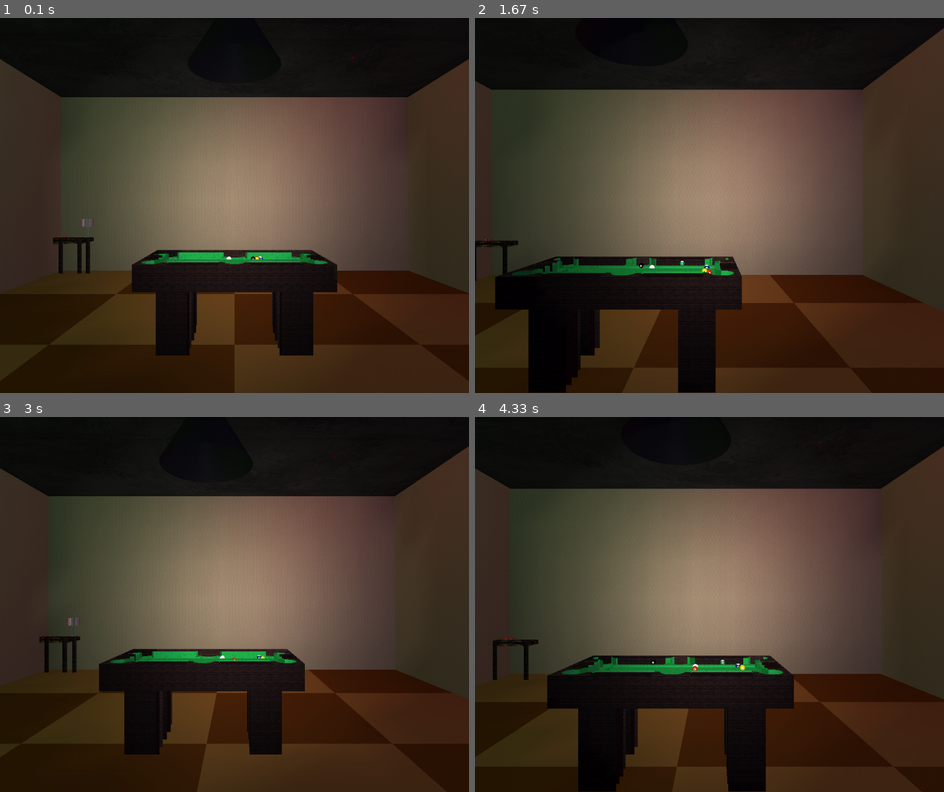
Above: before the commit, frames 1-4 (two rows, left to right).
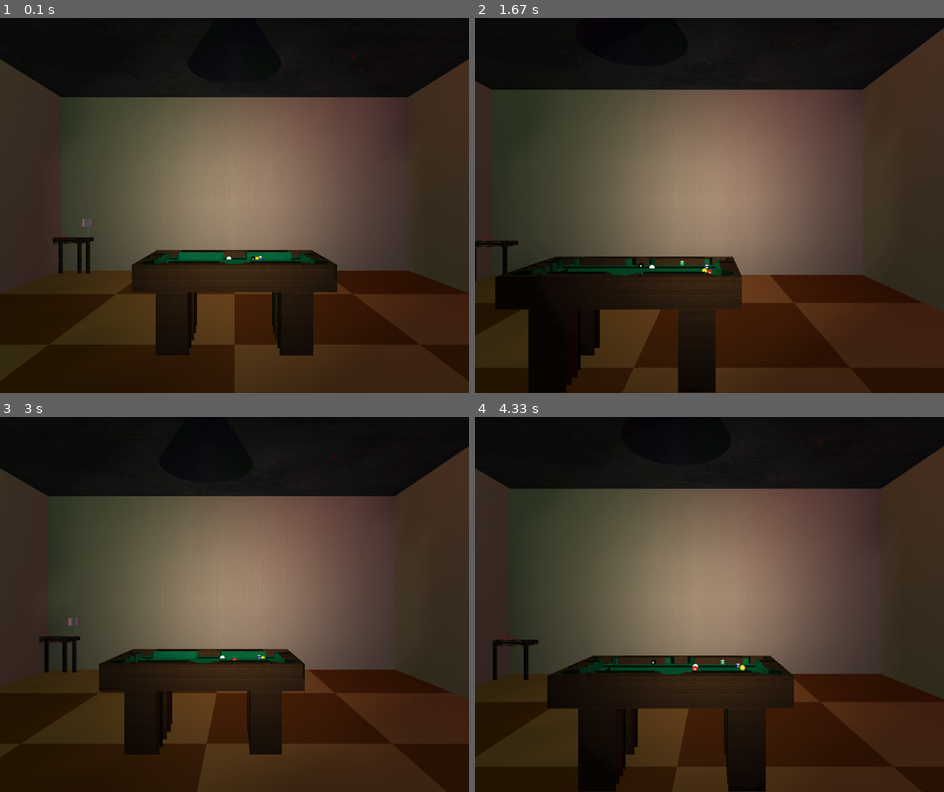
Above: after the commit, the same moments.

Repository: mikepmerritt/graphics-project-3
Game: pygame game, started from interactive_scene_pygame.py
The game is run twice, just before and just after one commit, with the same random seed, the same clock (stepped at 60 frames per second) and the same inputs.
Inputs:
- Up to frame 1 (0.1 s): no input
- Up to frame 2 (1.67 s): hold D 0.33-0.8 s; hold W 0.83-1.3 s; hold D from 1.33 s (still down)
- Up to frame 3 (3 s): release D at 1.8 s; hold A 1.83-2.37 s; hold S 2.4-2.87 s; hold A from 2.9 s (still down)
- Up to frame 4 (4.33 s): release A at 3.37 s; hold W 3.4-3.87 s; hold D from 3.9 s (still down)

The runs differ from the first frame. In frame 1, 2.0% of the frame differs, in the area x 28-71%, y 61-88%; in frame 2, 1.8%; in frame 3, 2.0%; in frame 4, 2.0%.

Commit message:
added some textures

Diff:
--- a/interactive_scene_pygame.py
+++ b/interactive_scene_pygame.py
@@ -233,7 +233,9 @@
 lamp_head_texture = None
 aluminum_light_texture = None
 aluminum_dark_texture = None
+pool_wood_texture = None
 felt_texture = None
+pocket_texture = None
 dice_texture_1 = None
 dice_texture_2 = None
 dice_texture_3 = None
@@ -419,7 +421,7 @@
     # quadrics
     global tube, ball, disk
     # textures
-    global dice_texture_1, dice_texture_2, dice_texture_3, d …(183 unchanged characters)… m_light_texture, aluminum_dark_texture, felt_texture, cue_ball_texture, one_ball_te …(112 unchanged characters)…
+    global dice_texture_1, dice_texture_2, dice_texture_3, d …(183 unchanged characters)… m_light_texture, aluminum_dark_texture, pool_wood_texture, felt_texture, pocket_texture, cue_ball_texture, one_ball_te …(112 unchanged characters)…
 
     # pygame setup
     pygame.init()
@@ -437,7 +439,9 @@
     lamp_head_texture = load_texture("lamp_head.jpg", 512)
     aluminum_dark_texture = load_texture("HangingLamp_Dark.jpg", 1024)
     aluminum_light_texture = load_texture("HangingLamp_Light.jpg", 1024)
-    felt_texture = load_texture("felt-temp.jpg", 512)
+    pool_wood_texture = load_texture("pool_wood.jpg", 1024)
+    felt_texture = load_texture("felt.jpg", 1024)
+    pocket_texture = load_texture("pocket.jpg", 512)
     dice_texture_1 = load_texture("dice_1.jpg", 512)
     dice_texture_2 = load_texture("dice_2.jpg", 512)
     dice_texture_3 = load_texture("dice_3.jpg", 512)
@@ -1308,11 +1312,11 @@
     glPopMatrix()
 
     # x-aligned wood segments (5 x 1.5 x 1.5)
-    set_wood_support_material(GL_FRONT)
-    draw_rect(x - 4, y + 4.75, z - 4.25, 5, 1.5, 1.5, 10, 4, 3, table_support_texture, False)
-    draw_rect(x + 4, y + 4.75, z - 4.25, 5, 1.5, 1.5, 10, 4, 3, table_support_texture, False)
-    draw_rect(x - 4, y + 4.75, z + 4.25, 5, 1.5, 1.5, 10, 4, 3, table_support_texture, False)
-    draw_rect(x + 4, y + 4.75, z + 4.25, 5, 1.5, 1.5, 10, 4, 3, table_support_texture, False)
+    set_pool_wood_material(GL_FRONT)
+    draw_rect(x - 4, y + 4.75, z - 4.25, 5, 1.5, 1.5, 10, 4, 3, pool_wood_texture, False)
+    draw_rect(x + 4, y + 4.75, z - 4.25, 5, 1.5, 1.5, 10, 4, 3, pool_wood_texture, False)
+    draw_rect(x - 4, y + 4.75, z + 4.25, 5, 1.5, 1.5, 10, 4, 3, pool_wood_texture, False)
+    draw_rect(x + 4, y + 4.75, z + 4.25, 5, 1.5, 1.5, 10, 4, 3, pool_wood_texture, False)
 
     # x-aligned felt segments (5 x 1.5 x 0.5)
     set_felt_material(GL_FRONT)
@@ -1322,9 +1326,9 @@
     draw_rect(x + 4, y + 4.75, z + 3.25, 5, 1.5, 0.5, 10, 4, 1, felt_texture, False)
 
     # z-aligned wood segments (1.5 x 1.5 x 4)
-    set_wood_support_material(GL_FRONT)
-    draw_rect(x - 8.75, y + 4.75, z, 1.5, 1.5, 4, 3, 4, 8, table_support_texture, False)
-    draw_rect(x + 8.75, y + 4.75, z, 1.5, 1.5, 4, 3, 4, 8, table_support_texture, False)
+    set_pool_wood_material(GL_FRONT)
+    draw_rect(x - 8.75, y + 4.75, z, 1.5, 1.5, 4, 3, 4, 8, pool_wood_texture, False)
+    draw_rect(x + 8.75, y + 4.75, z, 1.5, 1.5, 4, 3, 4, 8, pool_wood_texture, False)
 
     # z-aligned felt segments (0.5 x 1.5 x 4)
     set_felt_material(GL_FRONT)
@@ -1340,19 +1344,19 @@
     draw_rect(x - 4, y + 4.5, z + 2.5, 5, 1, 1, 10, 1, 2, felt_texture, False)
     draw_rect(x + 4, y + 4.5, z + 2.5, 5, 1, 1, 10, 1, 2, felt_texture, False)
 
-    draw_rect(x - 7, y + 4.5, z, 1, 1, 4, 1, 1, 4, felt_texture, False)
-    draw_rect(x + 7, y + 4.5, z, 1, 1, 4, 1, 1, 4, felt_texture, False)
+    draw_rect(x - 7, y + 4.5, z, 1, 1, 4, 2, 2, 8, felt_texture, False)
+    draw_rect(x + 7, y + 4.5, z, 1, 1, 4, 2, 2, 8, felt_texture, False)
 
     # wood bottom middle (19 x 1 x 10)
-    set_wood_support_material(GL_FRONT)
-    draw_rect(x, y + 3.5, z, 19, 1, 10, 19, 1, 10, table_support_texture, False)
+    set_pool_wood_material(GL_FRONT)
+    draw_rect(x, y + 3.5, z, 19, 1, 10, 38, 2, 20, pool_wood_texture, False)
 
     # wood legs (3 x 7 x 3)
-    set_wood_support_material(GL_FRONT)
-    draw_rect(x - 6, y - 0.5, z - 2.5, 3, 7, 3, 3, 7, 3, table_support_texture, False)
-    draw_rect(x + 6, y - 0.5, z - 2.5, 3, 7, 3, 3, 7, 3, table_support_texture, False)
-    draw_rect(x - 6, y - 0.5, z + 2.5, 3, 7, 3, 3, 7, 3, table_support_texture, False)
-    draw_rect(x + 6, y - 0.5, z + 2.5, 3, 7, 3, 3, 7, 3, table_support_texture, False)
+    set_pool_wood_material(GL_FRONT)
+    draw_rect(x - 6, y - 0.5, z - 2.5, 3, 7, 3, 6, 14, 6, pool_wood_texture, False)
+    draw_rect(x + 6, y - 0.5, z - 2.5, 3, 7, 3, 6, 14, 6, pool_wood_texture, False)
+    draw_rect(x - 6, y - 0.5, z + 2.5, 3, 7, 3, 6, 14, 6, pool_wood_texture, False)
+    draw_rect(x + 6, y - 0.5, z + 2.5, 3, 7, 3, 6, 14, 6, pool_wood_texture, False)
 
 def draw_textured_plane(x_size, y_size, x_slices, y_slices, texture, stretch=True):
     """ Draw a textured plane of the specified dimensions on the xy-plane.
@@ -1459,6 +1463,15 @@
 def draw_hole_insides(start_angle, end_angle, turn_amount, height):
     glPushMatrix()
 
+    set_pocket_material(GL_FRONT_AND_BACK)
+    glBindTexture(GL_TEXTURE_2D, pocket_texture)
+    glTexEnvf(GL_TEXTURE_ENV, GL_TEXTURE_ENV_MODE, GL_MODULATE) # try GL_DECAL/GL_REPLACE/GL_MODULATE
+    glHint(GL_PERSPECTIVE_CORRECTION_HINT, GL_NICEST)           # try GL_NICEST/GL_FASTEST
+    glTexParameteri(GL_TEXTURE_2D, GL_TEXTURE_WRAP_S, GL_REPEAT)  # try GL_CLAMP/GL_REPEAT/GL_CLAMP_TO_EDGE
+    glTexParameteri(GL_TEXTURE_2D, GL_TEXTURE_WRAP_T, GL_REPEAT)
+    glTexParameteri(GL_TEXTURE_2D, GL_TEXTURE_MAG_FILTER, GL_NEAREST) # try GL_NEAREST/GL_LINEAR
+    glTexParameteri(GL_TEXTURE_2D, GL_TEXTURE_MIN_FILTER, GL_NEAREST)
+
     # TODO: texture configuration, for if a different one is used
 
     dtheta = turn_amount
@@ -1486,6 +1499,12 @@
 
         prev = (vx, vz)
 
+    glPushMatrix()
+    glTranslatef(-1.25, -0.5, -1.25)
+    glRotatef(90, 1, 0, 0)
+    draw_textured_plane(2.5, 2.5, 5, 5, pocket_texture, False)
+    glPopMatrix()
+
     glPopMatrix()
 
 # for drawing L-shaped rounded planes with upwards-facing normals
@@ -1540,8 +1559,8 @@
     glTranslate(x, y, z)
 
     # wood section
-    set_wood_support_material(GL_FRONT)
-    glBindTexture(GL_TEXTURE_2D, table_support_texture)
+    set_pool_wood_material(GL_FRONT_AND_BACK)
+    glBindTexture(GL_TEXTURE_2D, pool_wood_texture)
     glTexEnvf(GL_TEXTURE_ENV, GL_TEXTURE_ENV_MODE, GL_MODULATE) # try GL_DECAL/GL_REPLACE/GL_MODULATE
     glHint(GL_PERSPECTIVE_CORRECTION_HINT, GL_FASTEST)           # try GL_NICEST/GL_FASTEST
     glTexParameteri(GL_TEXTURE_2D, GL_TEXTURE_WRAP_S, GL_REPEAT)  # try GL_CLAMP/GL_REPEAT/GL_CLAMP_TO_EDGE
@@ -1554,14 +1573,14 @@
     # back
     glPushMatrix()
     glTranslate(-1.5, -0.75, 1.5)
-    draw_textured_plane(3, 1.5, 6, 4, table_support_texture, False)
+    draw_textured_plane(3, 1.5, 6, 4, pool_wood_texture, False)
     glPopMatrix()
 
     # side
     glPushMatrix()
     glTranslate(-1.5, -0.75, -1.5)
     glRotatef(-90, 0, 1, 0)
-    draw_textured_plane(3, 1.5, 6, 4, table_support_texture, False)
+    draw_textured_plane(3, 1.5, 6, 4, pool_wood_texture, False)
     glPopMatrix()
 
     # wood corner top
@@ -1702,7 +1721,6 @@
     glPopMatrix()
 
     # black section
-    # TODO: texture parameter?
 
     # black cylinder liner
     draw_hole_insides(math.pi, 5 * math.pi / 2, math.pi / 16, 1.5) # outer
@@ -1716,8 +1734,8 @@
     glTranslatef(x, y, z)
 
     # wood section
-    set_wood_support_material(GL_FRONT)
-    glBindTexture(GL_TEXTURE_2D, table_support_texture)
+    set_pool_wood_material(GL_FRONT_AND_BACK)
+    glBindTexture(GL_TEXTURE_2D, pool_wood_texture)
     glTexEnvf(GL_TEXTURE_ENV, GL_TEXTURE_ENV_MODE, GL_MODULATE) # try GL_DECAL/GL_REPLACE/GL_MODULATE
     glHint(GL_PERSPECTIVE_CORRECTION_HINT, GL_FASTEST)           # try GL_NICEST/GL_FASTEST
     glTexParameteri(GL_TEXTURE_2D, GL_TEXTURE_WRAP_S, GL_REPEAT)  # try GL_CLAMP/GL_REPEAT/GL_CLAMP_TO_EDGE
@@ -1738,7 +1756,7 @@
     # wooden back panel
     glPushMatrix()
     glTranslate(-1.5, -0.75, 1.5)
-    draw_textured_plane(3, 1.5, 6, 4, table_support_texture, False)
+    draw_textured_plane(3, 1.5, 6, 4, pool_wood_texture, False)
     glPopMatrix()
 
     # felt section
@@ -1871,7 +1889,6 @@
     glPopMatrix()
 
     # black section
-    # TODO: texture parameter?
 
     # black cylinder liner
     draw_hole_insides(math.pi / 2, 3 * math.pi / 2, math.pi / 16, 1) # inner
@@ -2191,13 +2208,27 @@
     glMaterialfv(face, GL_SPECULAR, [0.1, 0.1, 0.1, 1.0])
     glMaterialf(face, GL_SHININESS, 10.0)
 
+
+# helper method to set the material properties for the table supports
+def set_pool_wood_material(face):
+    glMaterialfv(face, GL_AMBIENT, [0.2, 0.2, 0.2, 1.0])
+    glMaterialfv(face, GL_DIFFUSE, [0.8, 0.8, 0.8, 1.0])
+    glMaterialfv(face, GL_SPECULAR, [0.1, 0.1, 0.1, 1.0])
+    glMaterialf(face, GL_SHININESS, 10.0)
+
 # helper method to set the material properties for the felt
-# TODO: double check values
 def set_felt_material(face):
     glMaterialfv(face, GL_AMBIENT, [0.5, 0.5, 0.5, 1.0])
     glMaterialfv(face, GL_DIFFUSE, [0.8, 0.8, 0.8, 1.0])
     glMaterialfv(face, GL_SPECULAR, [0.1, 0.1, 0.1, 1.0])
     glMaterialf(face, GL_SHININESS, 10.0)
+
+# helper method to set the material properties for the felt
+def set_pocket_material(face):
+    glMaterialfv(face, GL_AMBIENT, [0.1, 0.1, 0.1, 1.0])
+    glMaterialfv(face, GL_DIFFUSE, [0.1, 0.1, 0.1, 1.0])
+    glMaterialfv(face, GL_SPECULAR, [0.1, 0.1, 0.1, 1.0])
+    glMaterialf(face, GL_SHININESS, 1.0)
 
 # helper method to set the material properties for the table supports
 def set_wood_support_material(face):
Binary file added: felt.jpg
Binary file added: pocket.jpg
Binary file added: pool_wood.jpg
